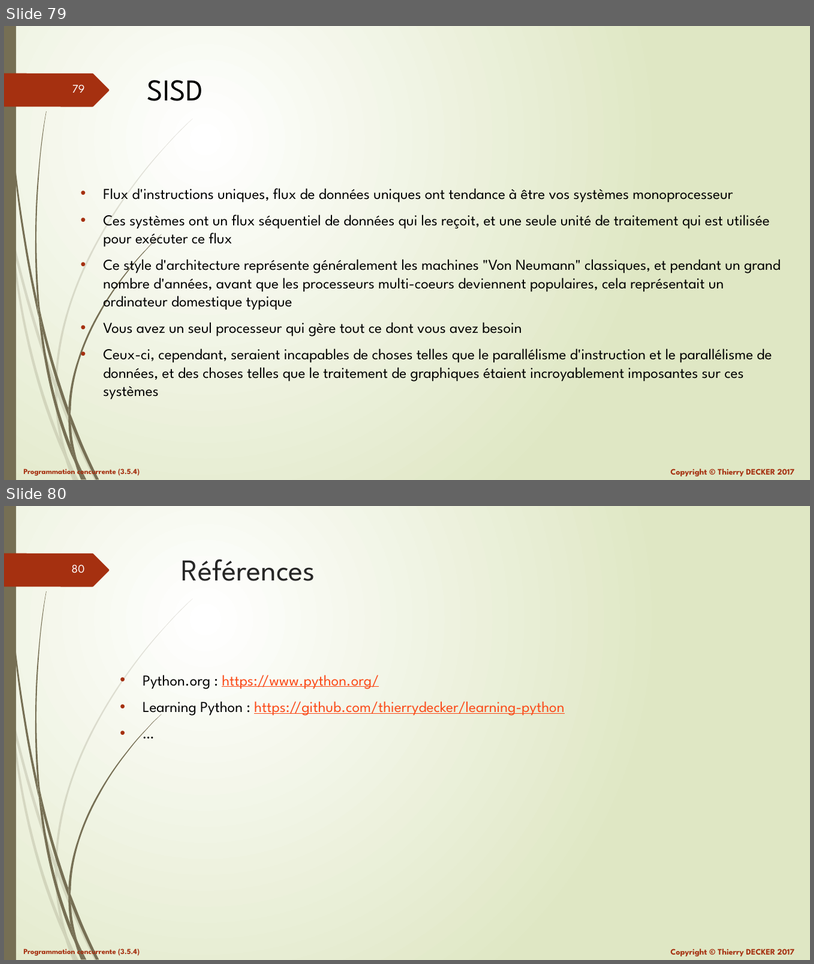
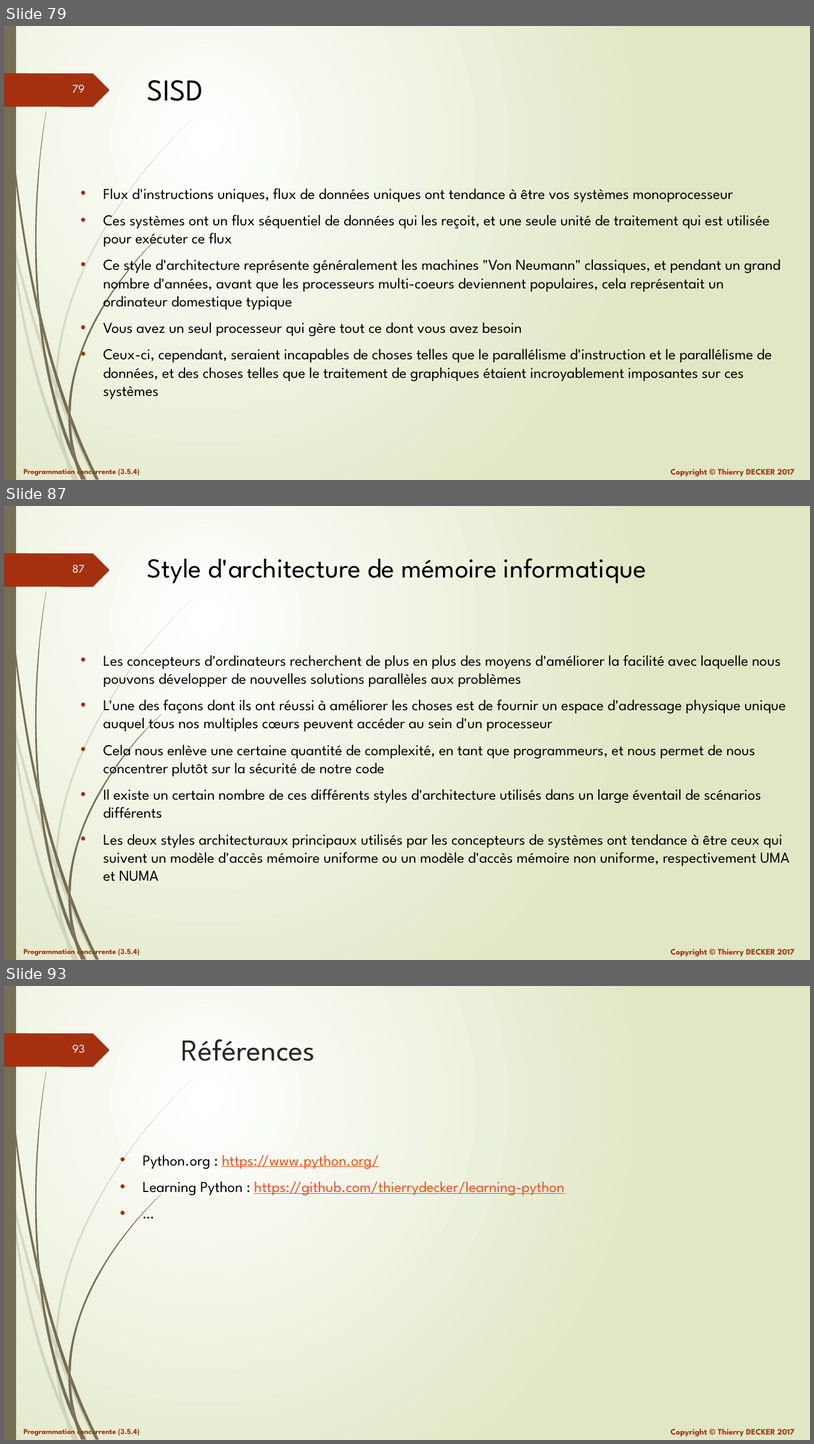
Before and after one commit to VikmanTheRacoon/learning-python, a slide deck: documentations/python-103.pptx. Shown one above the other, each under a label of ours: slides 79 and 80 before the commit, slides 79, 87 and 93 after it; the slides between them are not shown. The pictures are 814x964 and 814x1444 pixels, drawn with LibreOffice and Linux fonts; fonts in the diff are those of the drawing. Boxes give left, top, right and bottom in pixels: in the first picture for what was removed or moved away, otherwise in the second. Text is boxed around its words. In the diff, an @@ line names an element or a change of style, - is before the commit and + after.

```diff
--- a/documentations/python-103.pptx
+++ b/documentations/python-103.pptx
@@ slide 87 added at (4,506,810,960), background gradient #FFFFFF to #DFE8C4; not listed: 27 template elements that a slide beside it also shows @@
@@ title added at (147,558,647,583), 32.4 pt, text #000000 @@
+Style d'architecture de mémoire informatique
@@ text added at (103,655,790,881), 18 pt, text #000000 @@
+• Les concepteurs d'ordinateurs recherchent de plus en plus des moyens d'améliorer la facilité avec laquelle nous pouvons développer de nouvelles solutions parallèles aux problèmes
+• L'une des façons dont ils ont réussi à améliorer les choses est de fournir un espace d'adressage physique unique auquel tous nos multiples cœurs peuvent accéder au sein d'un processeur
+• Cela nous enlève une certaine quantité de complexité, en tant que programmeurs, et nous permet de nous concentrer plutôt sur la sécurité de notre code
+• Il existe un certain nombre de ces différents styles d'architecture utilisés dans un large éventail de scénarios différents
+• Les deux styles architecturaux principaux utilisés par les concepteurs de systèmes ont tendance à être ceux qui suivent un modèle d'accès mémoire uniforme ou un modèle d'accès mémoire non uniforme, respectivement UMA et NUMA
@@ what was slide 80 is now slide 93 @@
@@ page number at (72,1045,85,1053): text changed @@
-80
+93
```
Also in this commit, not shown: 3 slides changed, 12 other slides added, 1 other file.
